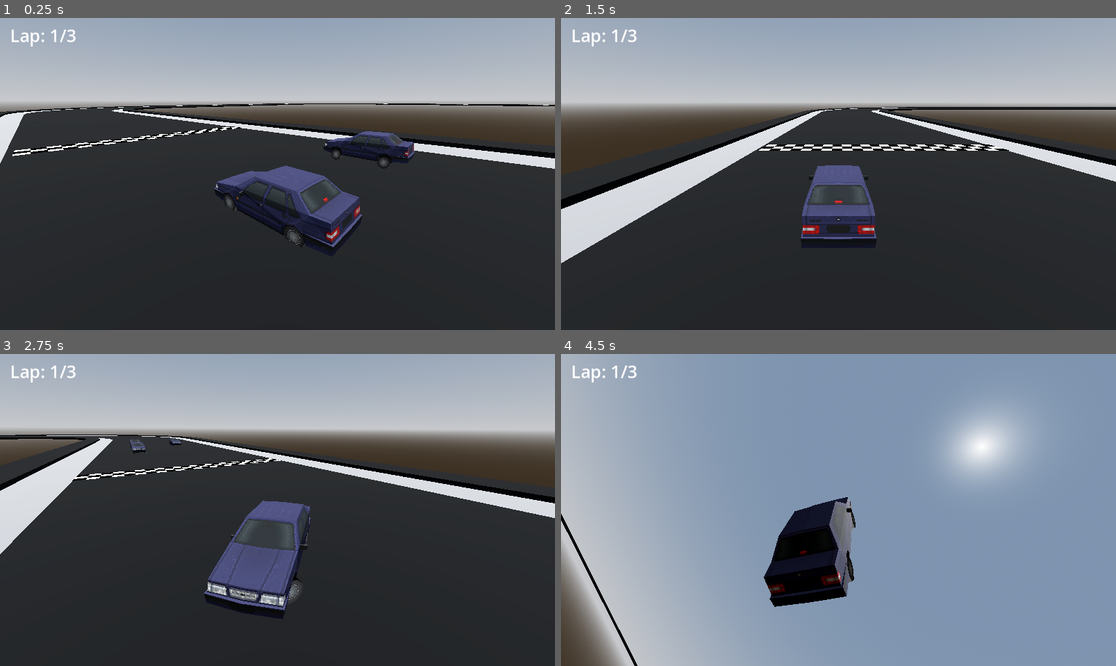
Above: before the commit, frames 1-4 (two rows, left to right).
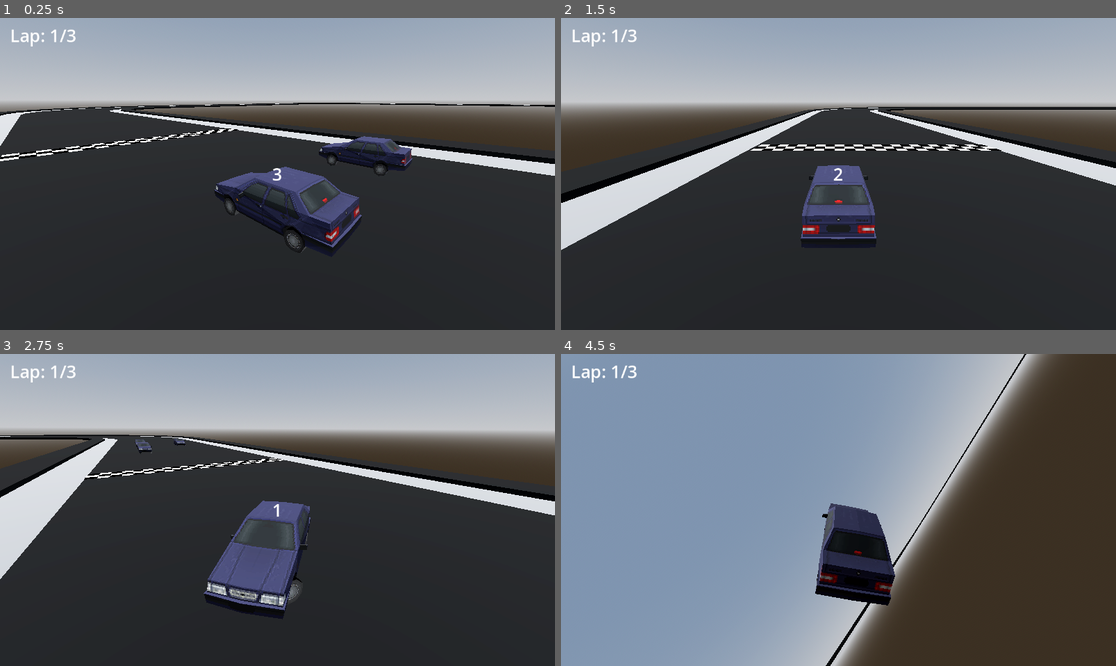
Above: after the commit, the same moments.

Repository: bstephe9/Racing-Game
Game: Godot game, scene res://main/main.tscn
The game is run twice, just before and just after one commit, with the same random seed, the same clock (stepped at 60 frames per second) and the same inputs.
Inputs:
- Up to frame 1 (0.25 s): no input
- Up to frame 2 (1.5 s): hold Shift (look_behind) 0.53-1.28 s; hold Up (move_forward) from 0.53 s (still down); tap Tab (mouse_capture) at 1.35 s
- Up to frame 3 (2.75 s): release Up (move_forward) at 2.03 s; hold Right (turn_right) from 2.03 s (still down); hold Shift (look_behind) from 2.03 s (still down)
- Up to frame 4 (4.5 s): release Right (turn_right) at 2.78 s; release Shift (look_behind) at 2.78 s; hold Up (move_forward) from 2.78 s (still down); tap Tab (mouse_capture) at 2.85, 4.35 s; hold Shift (look_behind) 3.53-4.28 s

The runs differ from the first frame. In frame 1, 5.1% of the frame differs, in the area x 0-100%, y 27-76%; in frame 2, 3.5%; in frame 3, 3.1%; in frame 4, 68%, in the area x 0-100%, y 0-100%.

Commit message:
feat: Add starting countdown

Diff:
--- a/level/hud/hud.gd
+++ b/level/hud/hud.gd
@@ -3,5 +3,17 @@
 func _ready() -> void:
 	$Lap.text = "Lap: 1/%d" % [GameManager.current_level.MAX_LAPS]
 
+func _process(delta: float) -> void:
+	if $CountdownTimer.time_left != 0:
+		$Countdown.text = str(ceil($CountdownTimer.time_left))
+
 func _on_player_lap_complete(current_lap: int) -> void:
 	$Lap.text = "Lap: %d/%d" % [current_lap, GameManager.current_level.MAX_LAPS]
+
+func countdown() -> void:
+	$CountdownTimer.start()
+
+func _on_countdown_timer_timeout() -> void:
+	$Countdown.text = "GO!"
+	await get_tree().create_timer(1.0).timeout
+	$Countdown.hide()
--- a/level/level.gd
+++ b/level/level.gd
@@ -7,6 +7,9 @@
 func _enter_tree() -> void:
 	GameManager.current_level = self
 
+func _ready() -> void:
+	$HUD.countdown()
+
 func debug() -> void:
 	$Debug/L_car.text = "Pos: %s | Rot: %s" % [
 		$Vehicle.position,
--- a/level/level.tscn
+++ b/level/level.tscn
@@ -93,7 +93,7 @@
 transform = Transform3D(1, 0, 0, 0, 1, 0, 0, 0, 1, 0, 4.67293, -38.3246)
 
 [node name="Player" parent="Racers" instance=ExtResource("4_aod1d")]
-transform = Transform3D(-1, 0, 8.74228e-08, 0, 1, 0, -8.74228e-08, 0, -1, -0.821987, 3, -38.2812)
+transform = Transform3D(-1, 0, 8.74228e-08, 0, 1, 0, -8.74228e-08, 0, -1, 0, -0.168178, 0)
 
 [node name="CPU" parent="Racers" instance=ExtResource("5_kw8p3")]
 transform = Transform3D(-1, 0, 8.74228e-08, 0, 1, 0, -8.74228e-08, 0, -1, 10.0861, 0, 0)
@@ -117,6 +117,28 @@
 text = "[insert lap]"
 label_settings = SubResource("LabelSettings_8s4t4")
 
+[node name="Countdown" type="Label" parent="HUD"]
+anchors_preset = 8
+anchor_left = 0.5
+anchor_top = 0.5
+anchor_right = 0.5
+anchor_bottom = 0.5
+offset_left = -110.0
+offset_top = -25.0
+offset_right = 110.0
+offset_bottom = 25.0
+grow_horizontal = 2
+grow_vertical = 2
+size_flags_horizontal = 4
+theme_override_font_sizes/font_size = 36
+text = "[countdown]"
+horizontal_alignment = 1
+vertical_alignment = 1
+
+[node name="CountdownTimer" type="Timer" parent="HUD"]
+wait_time = 3.0
+one_shot = true
+
 [node name="Debug" type="Node" parent="."]
 
 [node name="L_car" type="Label" parent="Debug"]
@@ -136,3 +158,5 @@
 size_flags_vertical = 0
 text = "Checkpoint"
 label_settings = SubResource("LabelSettings_k01e7")
+
+[connection signal="timeout" from="HUD/CountdownTimer" to="HUD" method="_on_countdown_timer_timeout"]
--- a/vehicle/player/player.gd
+++ b/vehicle/player/player.gd
@@ -1,6 +1,7 @@
 extends Vehicle
 
 func _ready() -> void:
+	top_level = true # To spawn in the correct location in 3D viewport
 	max_steer = 0.8
 	engine_power = 500
 	max_speed = 50
--- a/vehicle/player/player.tscn
+++ b/vehicle/player/player.tscn
@@ -4,7 +4,6 @@
 [ext_resource type="Script" path="res://vehicle/camera/camera_pivot.gd" id="2_a5km4"]
 
 [node name="Player" instance=ExtResource("1_mvg53")]
-top_level = true
 
 [node name="CameraPivot" type="Node3D" parent="." index="7"]
 top_level = true
